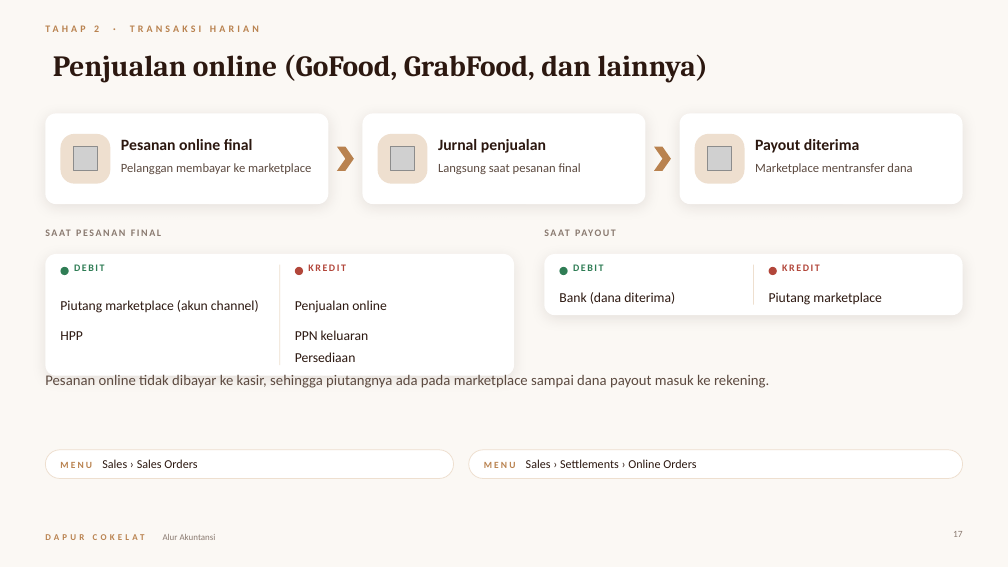
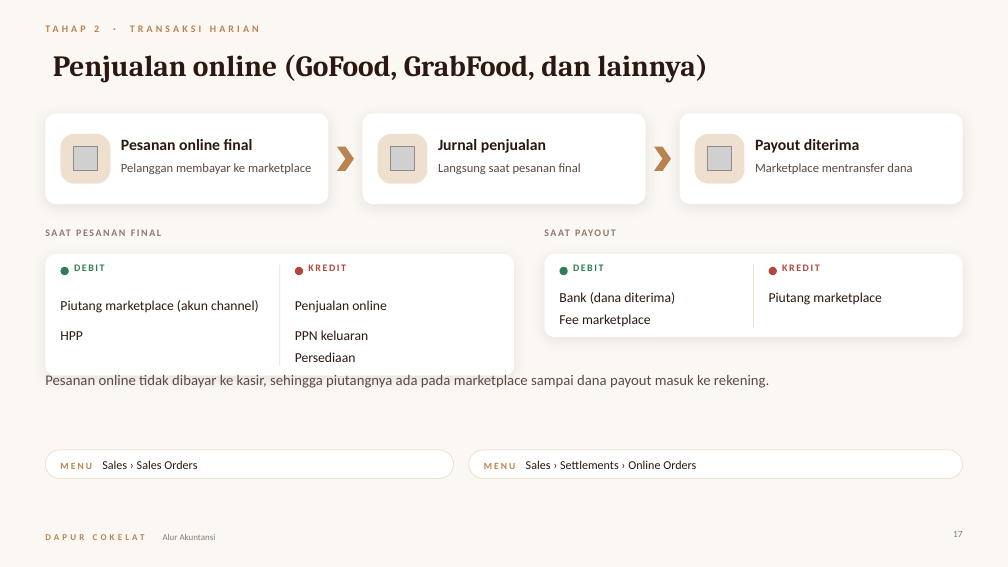
Before and after one commit to poedihippo/restopia-web, a slide deck: slide 17 of docs/Alur-Akuntansi-Dapur-Cokelat.pptx. Drawn at 1008x567 pixels with LibreOffice and Linux fonts; fonts in the diff are those of the drawing; grey boxes stand for pictures. Boxes give left, top, right and bottom in pixels: in the first picture for what was removed or moved away, otherwise in the second. Text is boxed around its words. In the diff, an @@ line names an element or a change of style, - is before the commit and + after.

```diff
--- a/docs/Alur-Akuntansi-Dapur-Cokelat.pptx
+++ b/docs/Alur-Akuntansi-Dapur-Cokelat.pptx
@@ rounded rectangle: place and size @@
-rounded rectangle at bbox=[544, 254, 963, 315]
+rounded rectangle at bbox=[544, 254, 963, 337]
@@ rounded rectangle at bbox=[544, 254, 963, 337]: proportions changed @@
@@ line moved from (754, 265) - (754, 305) to (754, 265) - (754, 327) @@
@@ text added at bbox=[559, 314, 651, 326], 13 pt, text #2C1810 @@
+Fee marketplace
```
Also in this commit, not shown: 24 other slides changed, 1 other file.
